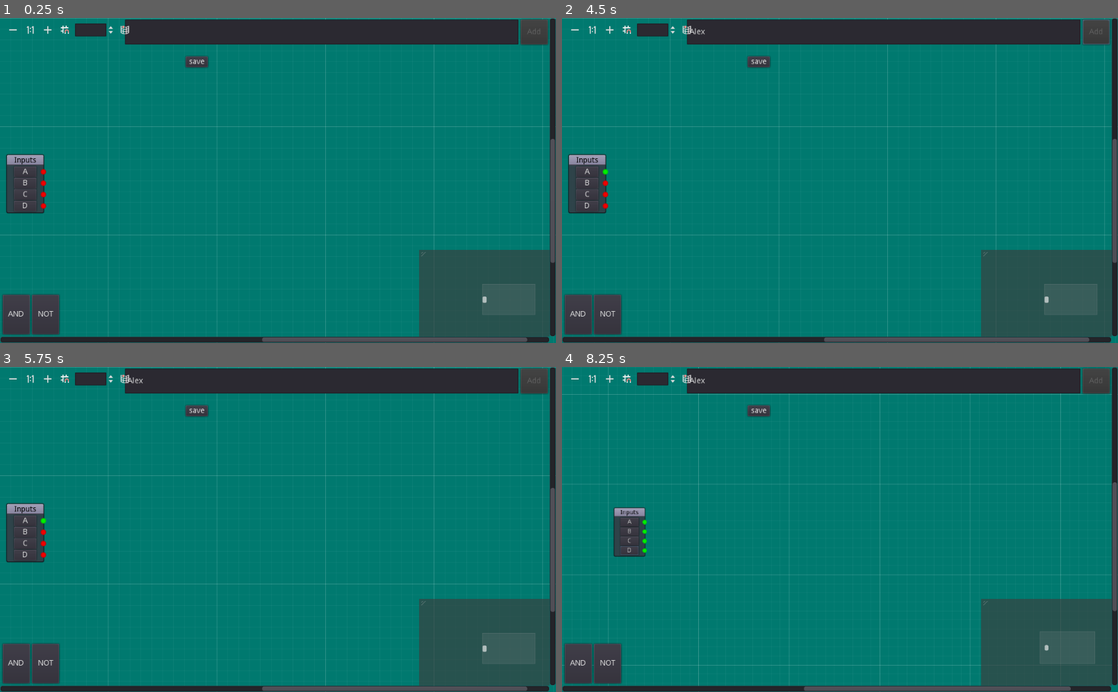
Above: before the commit, frames 1-4 (two rows, left to right).
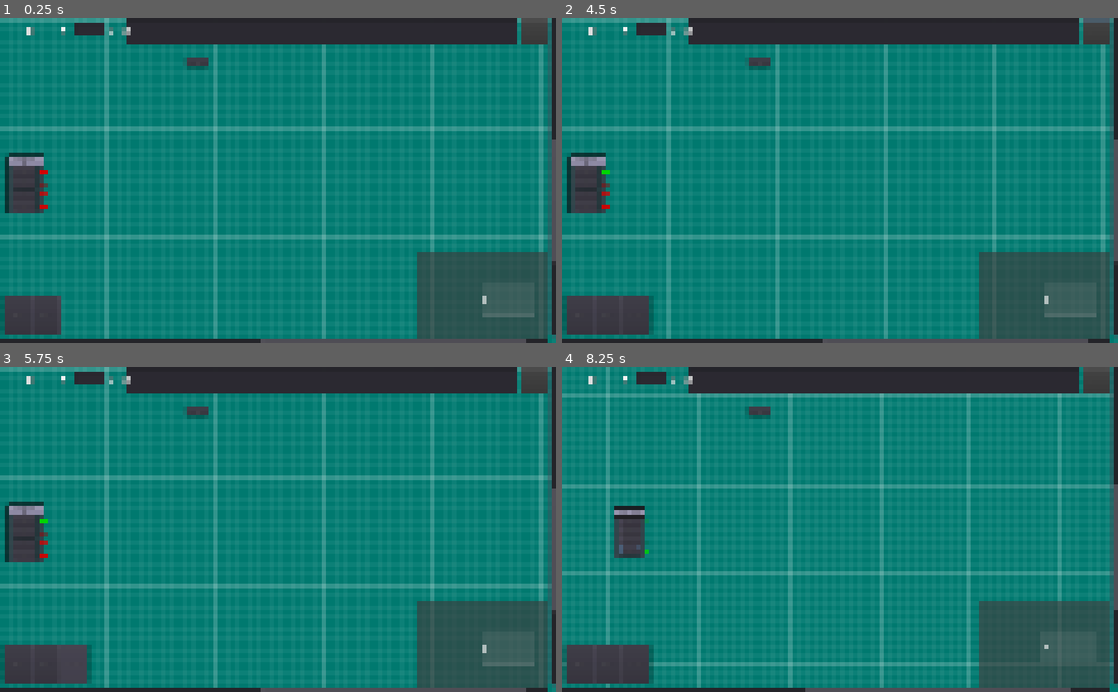
Above: after the commit, the same moments.

Repository: BWalby/LogicGates
Game: Godot game, scene res://Scenes/SandBox.tscn
Two runs of this game, one before a commit and one after it. Both use one fixed random seed, a clock stepped at 60 frames per second and the inputs below.
Inputs (mouse positions are in pixels of both pictures, inside the frame that each line leads up to):
- Up to frame 1 (0.25 s): no input
- Up to frame 2 (4.5 s): click (884, 31) at 0.52 s; type "Alex" at 0.6 s; click "AND" at 1.25 s; click "NOT" at 2 s; click "save" at 2.75 s; click "A" at 3.5 s; click (1095, 31) at 4.25 s, where only the run after the commit has a clickable "Add"
- Up to frame 3 (5.75 s): click (72, 662) at 5 s, where only the run after the commit has a clickable "ALEX"
- Up to frame 4 (8.25 s): click "B" at 5.75 s; click "C" at 6.5 s; click "D" at 7.25 s; click (573, 380) at 8 s

The runs differ from the first frame. In frame 1, 9.0% of the frame differs, in the area x 0-100%, y 0-100%; in frame 2, 9.7%; in frame 3, 9.7%; in frame 4, 11%.
Error before the commit: Parse Error: The identifier "input_count" isn't declared in the current scope. (res://SandBox.gd:45)
Error after the commit: Invalid call. Nonexistent function 'setup' in base 'GraphNode'. (res://SandBox.gd:104)

Commit message:
Refactor to resolve cyclic load errors.

Diff:
--- a/SandBox.gd
+++ b/SandBox.gd
@@ -7,7 +7,6 @@
 onready var add_gate_button = $AddGateHBox/AddGateButton
 onready var gate_name_line_edit = $AddGateHBox/GateNameLineEdit
 onready var toolbox = $"Toolbox"
-onready var component_controller := ComponentController.new()
 
 func _ready():
 	self.right_disconnects = true
@@ -17,10 +16,10 @@
 	load_persisted_data()
 
 func hook_controller() -> void:
-	connect("custom_definition_added", component_controller, "on_custom_definition_added")
-	connect("custom_definition_removed", component_controller, "on_custom_definition_removed")
-	connect("component_added", component_controller, "on_component_added")
-	connect("component_removed", component_controller, "on_component_removed")
+	connect("custom_definition_added", ComponentController, "on_custom_definition_added")
+	connect("custom_definition_removed", ComponentController, "on_custom_definition_removed")
+	connect("component_added", ComponentController, "on_component_added")
+	connect("component_removed", ComponentController, "on_component_removed")
 
 func on_custom_definition_added(type_definition: ComponentTypeDefinition) -> void:
 	pass
@@ -41,8 +40,9 @@
 	$Toolbox.add_gate(input)
 
 func on_gate_clicked(component_type: int, type_uid: int) -> void:
-	component_controller.create
-	var node = create_node(name, input_count, output_count)
+	var type_def: ComponentTypeDefinition = ComponentController.get_type_definition(component_type, type_uid)
+	var component = ComponentFactory.create_component(type_def)
+	var node = create_node(component.id, type_def.input_count, type_def.output_count)
 	move_gate_to_mouse(node)
 
 func move_gate_to_mouse(node: GraphNode) -> void:
@@ -88,7 +88,7 @@
 func load_persisted_data() -> void:
 	# remove each node in node group: n.queue_free(), so when populated via load, we don't double up
 	TreeHelper.remove_persisted_nodes()
-	component_controller.load(SAVE_FILE_PATH)
+	ComponentController.load(SAVE_FILE_PATH)
 
 func create_node_from_component(component: Component) -> void:
 	# TODO: asserts can be removed?
@@ -107,7 +107,7 @@
 	return node
 
 func save_persisted_nodes() -> void:
-	component_controller.save(SAVE_FILE_PATH)
+	ComponentController.save(SAVE_FILE_PATH)
 
 func _on_GraphEdit_tree_exiting():
 	# child nodes seem to already be leaving the tree in this event
--- a/Scripts/Components/Component.gd
+++ b/Scripts/Components/Component.gd
@@ -4,6 +4,7 @@
 # TODO: make this identifier or name, not ID, as the ID is UID
 var id: String
 var uid: int
+# TODO: make use of these as they are now populated on load
 var input_uids := []
 var input_steps := []
 # can be setup via:
@@ -16,8 +17,8 @@
 
 signal position_changed(position)
 
-func _init(component_type_definition: ComponentTypeDefinition, process_delegate: FuncRef, persisted_uid: int = 0, identifier: String = ""):
-	self.uid = persisted_uid if persisted_uid > 0 else Uid.create()
+func _init(component_type_definition: ComponentTypeDefinition, process_delegate: FuncRef, persisted_uid: int, identifier: String = ""):
+	self.uid = persisted_uid
 	self.process_step = process_delegate
 	self.id = identifier
 	self.type_definition = component_type_definition
--- a/Scripts/Components/ComponentController.gd
+++ b/Scripts/Components/ComponentController.gd
@@ -1,8 +1,5 @@
-extends Object
-class_name ComponentController
+extends Node
 
-var predicate_helper := GatePredicateHelper.new()
-var factory := ComponentFactory.new(predicate_helper)
 var type_definitions: Dictionary = {}
 var components: Dictionary = {}
 const and_definition_name = "AND"
@@ -14,12 +11,12 @@
 
 func _init():
 	var and_type_def = ComponentTypeDefinition.new(Enums.ComponentType.GATE, Enums.GatePredicateType.AND,
-		2, 1, 1, and_definition_name)
+		2, 1, and_definition_name, 1)
 	var not_type_def = ComponentTypeDefinition.new(Enums.ComponentType.GATE, Enums.GatePredicateType.NOT,
-		1, 1, 2, not_definition_name)
+		1, 1, not_definition_name, 2)
 	add_definition(and_type_def)
 	add_definition(not_type_def)
-	Uid.set_seed_value = 2
+	Uid.set_seed_value(2)
 
 func add_definition(definition: ComponentTypeDefinition) -> void:
 	type_definitions[definition.uid] = definition
@@ -75,12 +72,12 @@
 	validate_definition_dictionary(dict)
 	var type = dict[ComponentTypeDefinitionDataKeys.component_type_key]
 	var type_uid = dict[ComponentTypeDefinitionDataKeys.uid_key]
-	var custom_type = dict[ComponentTypeDefinitionDataKeys.component_custom_type_key]
+	var name = dict[ComponentTypeDefinitionDataKeys.component_name_key]
 	var predicate_type = dict[ComponentTypeDefinitionDataKeys.component_predicate_type_key]
 	var input_count = dict[ComponentTypeDefinitionDataKeys.component_input_count_key]
 	var output_count = dict[ComponentTypeDefinitionDataKeys.component_output_count_key]
 
-	return ComponentTypeDefinition.new(type, predicate_type, input_count, output_count, type_uid, custom_type)
+	return ComponentTypeDefinition.new(type, predicate_type, input_count, output_count, name, type_uid)
 
 func validate_component_dictionary(dict: Dictionary) -> void:
 	# todo: add keys to validate
@@ -100,7 +97,7 @@
 	validate_component_dictionary(dict)
 	var type_def_uid = LoadStrategy.load_type_def_uid(dict)
 	var type_def = get_type_definition(Enums.ComponentType.GATE, type_def_uid)
-	return LoadStrategy.load(dict, type_def, factory)
+	return LoadStrategy.load(dict, type_def)
 
 func save(file_path: String) -> void:
 	var dictionaries = generate_component_dictionaries()
@@ -115,7 +112,7 @@
 	return dictionaries
 
 func get_type_definition(component_type: int, type_def_uid: int) -> ComponentTypeDefinition:
-	assert(component_type == Enums.ComponentType.GATE && type_def_uid < 1, "UID must be greater than 0")
+	assert(component_type == Enums.ComponentType.GATE && type_def_uid > 0, "UID must be greater than 0")
 
 	match component_type:
 		Enums.ComponentType.GATE:
--- a/Scripts/Components/ComponentFactory.gd
+++ b/Scripts/Components/ComponentFactory.gd
@@ -1,26 +1,13 @@
-extends Object
-class_name ComponentFactory
+extends Node
 
-var predicate_helper: GatePredicateHelper
-# var and_type_def = ComponentTypeDefinition.new(Enums.ComponentType.AND, Enums.GatePredicateType.AND, 2, 1)
-# var not_type_def = ComponentTypeDefinition.new(Enums.ComponentType.NOT, Enums.GatePredicateType.NOT, 1, 1)
-
-func _init(gate_predicate_helper: GatePredicateHelper):
-	self.predicate_helper = gate_predicate_helper
 
 func create_component(component_type_def: ComponentTypeDefinition, uid: int = 0, identifier: String = "") -> Component:
-	var predicate = predicate_helper.resolve(component_type_def.predicate_type)
+	var predicate = GatePredicateHelper.resolve(component_type_def.predicate_type)
 
 	if uid == 0:
 		uid = Uid.create()
 
 	return Component.new(component_type_def, predicate, uid, identifier)
-
-# func create_and_component(identifier: String = "") -> Component:
-# 	return create_component(and_type_def, 0, identifier)
-
-# func create_not_component(identifier: String = "") -> Component:
-# 	return create_component(not_type_def, 0, identifier)
 
 # func create_input_component(value: bool, identifier: String = "") -> Component:
 # 	var uid = Uid.create()
--- a/Scripts/Components/ComponentTypeDefinition.gd
+++ b/Scripts/Components/ComponentTypeDefinition.gd
@@ -8,11 +8,10 @@
 var output_count: int
 var predicate_type: int # relates to Enums.GatePredicateType
 
-func _init(component_type_member: int, gate_predicate_type_member: int, inputs: int, outputs: int, type_uid: int = -1, unique_name: String = ""):
-	validate(component_type_member, type_uid, name, gate_predicate_type_member)
-
+func _init(component_type_member: int, gate_predicate_type_member: int, inputs: int, outputs: int, unique_name: String, type_uid: int):
+	validate(component_type_member, type_uid, unique_name, gate_predicate_type_member)
+	self.uid = type_uid
 	self.type = component_type_member
-	initialise_uid(component_type_member, type_uid)
 	self.name = unique_name
 	self.predicate_type = gate_predicate_type_member
 	self.input_count = inputs
@@ -21,21 +20,14 @@
 static func is_custom_type(component_type: int) -> bool:
 		return component_type == Enums.ComponentType.GATE
 
-static func validate(component_type_member: int, type_uid: int, name: String, gate_predicate_type_member: int) -> void:
-	assert(component_type_member != Enums.ComponentType.UNDEFINED, "ComponentType cannot be undefined")
+static func validate(component_type_member: int, type_uid: int, unique_name: String, gate_predicate_type_member: int) -> void:
 	assert(Enums.is_component_type_valid(component_type_member), "ComponentType %s not supported" % component_type_member)
+	assert(unique_name != "", "ComponentTypeDefinition, must provide a unique type name")
 
 	if component_type_member == Enums.ComponentType.GATE:
-		assert(name != "", "Custom ComponentType, must provide a custom type name")
-		assert(type_uid > -1, "Custom ComponentType, must provide a type UID")
+		assert(type_uid > 0, "ComponentTypeDefinition, must provide a type UID")
 
 	if component_type_member != Enums.ComponentType.INPUT:
 		assert(Enums.is_gate_predicate_type_valid(gate_predicate_type_member) &&
 			gate_predicate_type_member != Enums.GatePredicateType.UNEDEFINED,
 			"Gate predicate type %s not supported" % gate_predicate_type_member)
-
-func initialise_uid(component_type_member: int, type_uid: int) -> void:
-	if type_uid > 0:
-		self.uid = type_uid
-	else:
-		self.uid = Uid.create()
--- a/Scripts/Components/ComponentTypeDefinitionDataKeys.gd
+++ b/Scripts/Components/ComponentTypeDefinitionDataKeys.gd
@@ -3,7 +3,7 @@
 
 const component_type_key := "type"
 const uid_key := "uid"
-const component_custom_type_key := "custom_type"
+const component_name_key := "name"
 const component_predicate_type_key := "predicate_type"
 const component_input_count_key := "input_count"
 const component_output_count_key := "output_count"
--- a/Scripts/Components/InputComponent.gd
+++ b/Scripts/Components/InputComponent.gd
@@ -2,11 +2,12 @@
 extends Component
 
 const gate_predicate_func = "forward_input_value_to_results"
-
+const input_type_def_name = "INPUT"
 var input_value: bool
 
 var process_delegate = funcref(self, gate_predicate_func)
-var component_type_definition = ComponentTypeDefinition.new(Enums.ComponentType.INPUT, Enums.GatePredicateType.UNEDEFINED, 1, 1)
+# TODO: investigate this, something seems wrong, based on counts always being fixed to 1
+var component_type_definition = ComponentTypeDefinition.new(Enums.ComponentType.INPUT, Enums.GatePredicateType.UNEDEFINED, 1, 1, input_type_def_name)
 
 # empty array for array, as there are no input components, just an input value
 func _init(initial_value: bool, uid: int, identifier: String = "").(component_type_definition, process_delegate, uid, identifier):
--- a/Scripts/Gates/GatePredicateHelper.gd
+++ b/Scripts/Gates/GatePredicateHelper.gd
@@ -1,5 +1,4 @@
-extends Object
-class_name GatePredicateHelper
+extends Node
 
 const gate_predicate_func: String = "predicate"
 
--- a/Scripts/Nodes/Toolbox.gd
+++ b/Scripts/Nodes/Toolbox.gd
@@ -21,9 +21,8 @@
 	return gate_button
 
 func _ready():
-	var controller: ComponentController = $Sandbox.component_controller
-	and_type_def_uid = controller.get_and_type_definition_uid()
-	not_type_def_uid = controller.get_not_type_definition_uid()
+	and_type_def_uid = ComponentController.get_and_type_definition_uid()
+	not_type_def_uid = ComponentController.get_not_type_definition_uid()
 
 func _on_AndButton_button_up():
 	emit_gate_clicked(Enums.ComponentType.GATE, and_type_def_uid)
--- a/Scripts/Persistence/CustomGraphNodeLoadStrategy.gd
+++ b/Scripts/Persistence/CustomGraphNodeLoadStrategy.gd
@@ -6,3 +6,14 @@
 
 	#TODO: make this type safe, we don't concretely know what derived type of node this is or if it even has a setup(int, int) method!
 	graph_node.setup(metadata["input_count"], metadata["output_count"])
+
+static func populate_node_from_data(data: Dictionary, node: Node) -> void:
+	if data.has_all([DataKeys.offset_x_key, DataKeys.offset_y_key]):
+		node.offset = Vector2(data[DataKeys.offset_x_key], data[DataKeys.offset_y_key])
+
+	if data.has_all([DataKeys.pos_x_key, DataKeys.pos_y_key]):
+		node.position = Vector2(data[DataKeys.pos_x_key], data[DataKeys.pos_y_key])
+
+	for key in data.keys():
+		if DataKeys.auto_generate_data_keys.has(key):
+			node.set(key, data[key])
--- a/Scripts/Persistence/LoadStrategy.gd
+++ b/Scripts/Persistence/LoadStrategy.gd
@@ -4,7 +4,7 @@
 static func load_type_def_uid(data: Dictionary) -> int:
 	return data[DataKeys.type_definition_uid_key]
 
-static func load(data: Dictionary, type_def: ComponentTypeDefinition, factory: ComponentFactory) -> Component:
+static func load(data: Dictionary, type_def: ComponentTypeDefinition) -> Component:
 	var uid = data[DataKeys.uid_key]
 	var identifier = data[DataKeys.id_key]
 
@@ -13,20 +13,7 @@
 	if type_def == null:
 		return null
 
-	var component = factory.create_component(type_def, uid, identifier)
-
-	# TODO: use these somewhere
-	# var input_uids = data[DataKeys.input_uids_key]
+	var component = ComponentFactory.create_component(type_def, uid, identifier)
+	component.input_uids = data[DataKeys.input_uids_key]
 
 	return component
-
-static func populate_node_from_data(data: Dictionary, node: Node) -> void:
-	if data.has_all([DataKeys.offset_x_key, DataKeys.offset_y_key]):
-		node.offset = Vector2(data[DataKeys.offset_x_key], data[DataKeys.offset_y_key])
-
-	if data.has_all([DataKeys.pos_x_key, DataKeys.pos_y_key]):
-		node.position = Vector2(data[DataKeys.pos_x_key], data[DataKeys.pos_y_key])
-
-	for key in data.keys():
-		if DataKeys.auto_generate_data_keys.has(key):
-			node.set(key, data[key])
--- /dev/null
+++ b/Tests/TestSetupHelper.gd
@@ -0,0 +1,8 @@
+class_name TestSetupHelper
+extends Object
+
+static func create_and_component_type_defintion() -> ComponentTypeDefinition:
+	return ComponentTypeDefinition.new(Enums.ComponentType.GATE, Enums.GatePredicateType.AND, 2, 1, "AND", 1)
+
+static func create_not_component_type_defintion() -> ComponentTypeDefinition:
+	return ComponentTypeDefinition.new(Enums.ComponentType.GATE, Enums.GatePredicateType.NOT, 1, 1, "NOT", 2)
--- a/Tests/test_Component.gd
+++ b/Tests/test_Component.gd
@@ -1,6 +1,7 @@
 extends "res://addons/gut/test.gd"
 
 var factory := ComponentFactory.new(GatePredicateHelper.new())
+var and_type_definition = TestSetupHelper.create_and_component_type_defintion()
 
 var and_gate_config_inline_data = [
 	[false, false, false],
@@ -17,7 +18,7 @@
 
 	var input_steps = [mock_a, mock_b]
 
-	var and_component = factory.create_and_component("And")
+	var and_component = factory.create_component(and_type_definition, Uid.create())
 	and_component.input_steps = input_steps
 
 	var result = and_component.process()
--- a/Tests/test_ComposedComponents.gd
+++ b/Tests/test_ComposedComponents.gd
@@ -4,6 +4,8 @@
 const gate_predicate_func: String = "predicate"
 
 var factory = ComponentFactory.new(GatePredicateHelper.new())
+var and_type_definition = TestSetupHelper.create_and_component_type_defintion()
+var not_type_definition = TestSetupHelper.create_not_component_type_defintion()
 
 var nonlinear_hierarchy_data = [
 	[false, false, false],
@@ -19,7 +21,7 @@
 	var input_a = factory.create_input_component(params[0], "A")
 	var input_b = factory.create_input_component(params[1], "B")
 	var inputs_a_b = [input_a, input_b]
-	var and_step = factory.create_and_component("And")
+	var and_step = factory.create_component(and_type_definition, Uid.create())
 	and_step.input_steps = inputs_a_b
 	var combinator = factory.create_pass_through_component(2, 100, "Combinator")
 	combinator.input_steps = inputs_a_b
@@ -49,9 +51,9 @@
 	var input_b = factory.create_input_component(params[1], "B")
 	var inputs_a_b = [input_a, input_b]
 
-	var and_step = factory.create_and_component("And")
+	var and_step = factory.create_component(and_type_definition, Uid.create(), "And")
 	and_step.input_steps = inputs_a_b
-	var not_step = factory.create_not_component("Not")
+	var not_step = factory.create_component(not_type_definition, Uid.create(),"Not")
 	not_step.input_steps = [and_step]
 
 	input_a.process()
--- a/Tests/test_GraphBuilder.gd
+++ b/Tests/test_GraphBuilder.gd
@@ -1,6 +1,8 @@
 extends "res://addons/gut/test.gd"
 
 var factory := ComponentFactory.new(GatePredicateHelper.new())
+var and_type_definition = TestSetupHelper.create_and_component_type_defintion()
+var not_type_definition = TestSetupHelper.create_not_component_type_defintion()
 
 func assert_array_size(result: Array, expected_size: int) -> void:
 	assert_typeof(result, TYPE_ARRAY)
@@ -34,8 +36,8 @@
   var input_a = factory.create_input_component(true, "InputA")
   var input_b = factory.create_input_component(true, "InputB")
   var input_components = [input_a, input_b]
-  var and_1 = factory.create_and_component("And1")
-  var and_2 = factory.create_and_component("And2")
+  var and_1 = factory.create_component(and_type_definition, Uid.create(), "And1")
+  var and_2 = factory.create_component(and_type_definition, Uid.create(),"And2")
   and_1.input_steps = input_components
   and_2.input_steps = input_components
 
@@ -61,11 +63,11 @@
   var input_a = factory.create_input_component(true, "InputA")
   var input_b = factory.create_input_component(true, "InputB")
   var inputs_a_b = [input_a, input_b]
-  var and_component = factory.create_and_component("And")
+  var and_component = factory.create_component(and_type_definition, Uid.create(), "And")
   and_component.input_steps = inputs_a_b
 
   var input_c = factory.create_input_component(true, "InputC")
-  var not_component = factory.create_not_component("Not")
+  var not_component = factory.create_component(not_type_definition, Uid.create(), "Not")
   not_component.input_steps = [input_c]
 
   var final_combinator = factory.create_pass_through_component(2, 100, "FinalCombinator")
@@ -89,13 +91,13 @@
 # C--/
 func test_ordered_graph_bottom_weighted_branch():
   var input_a = factory.create_input_component(true, "InputA")
-  var not_component = factory.create_not_component("Not")
+  var not_component = factory.create_component(not_type_definition, Uid.create(), "Not")
   not_component.input_steps = [input_a]
 
   var input_b = factory.create_input_component(true, "InputB")
   var input_c = factory.create_input_component(true, "InputC")
   var inputs_b_c = [input_b, input_c]
-  var and_component = factory.create_and_component("And")
+  var and_component = factory.create_component(and_type_definition, Uid.create(), "And")
   and_component.input_steps = inputs_b_c
 
   var final_combinator = factory.create_pass_through_component(2, 100, "FinalCombinator")
@@ -117,9 +119,9 @@
 func test_ordered_graph_2_ands_a_passed_to_second_then_combinator():
   var input_a = factory.create_input_component(true, "InputA")
   var input_b = factory.create_input_component(true, "InputB")
-  var first_and = factory.create_and_component("And1")
+  var first_and = factory.create_component(and_type_definition, Uid.create(), "And1")
   first_and.input_steps = [input_a, input_b]
-  var second_and = factory.create_and_component("And2")
+  var second_and = factory.create_component(and_type_definition, Uid.create(), "And2")
   second_and.input_steps = [first_and, input_b]
   var final_combinator = factory.create_pass_through_component(2, 100, "FinalCombinator")
   final_combinator.input_steps = [second_and, input_b]
@@ -142,9 +144,9 @@
 func test_ordered_graph_2_ands_a_passed_to_second_b_passed_combinator():
   var input_a = factory.create_input_component(true, "InputA")
   var input_b = factory.create_input_component(true, "InputB")
-  var first_and = factory.create_and_component("And1")
+  var first_and = factory.create_component(and_type_definition, Uid.create(), "And1")
   first_and.input_steps = [input_a, input_b]
-  var second_and = factory.create_and_component("And2")
+  var second_and = factory.create_component(and_type_definition, Uid.create(), "And2")
   second_and.input_steps = [input_a, first_and]
   var final_combinator = factory.create_pass_through_component(2, 100, "FinalCombinator")
   final_combinator.input_steps = [second_and, input_b]
@@ -174,7 +176,7 @@
   buffer_b.input_steps = [input_b]
   var buffer_c = factory.create_pass_through_component(1, 100, "BufferC")
   buffer_c.input_steps = [input_c]
-  var and_component = factory.create_and_component("And")
+  var and_component = factory.create_component(and_type_definition, Uid.create(), "And")
   and_component.input_steps = [buffer_a, buffer_b]
   var final_combinator = factory.create_pass_through_component(2, 100, "FinalCombinator")
   final_combinator.input_steps = [and_component, buffer_c]
--- a/project.godot
+++ b/project.godot
@@ -28,16 +28,6 @@
 "class": "Component",
 "language": "GDScript",
 "path": "res://Scripts/Components/Component.gd"
-}, {
-"base": "Object",
-"class": "ComponentController",
-"language": "GDScript",
-"path": "res://Scripts/Components/ComponentController.gd"
-}, {
-"base": "Object",
-"class": "ComponentFactory",
-"language": "GDScript",
-"path": "res://Scripts/Components/ComponentFactory.gd"
 }, {
 "base": "Object",
 "class": "ComponentSorter",
@@ -90,11 +80,6 @@
 "path": "res://Scripts/Gates/Gate.gd"
 }, {
 "base": "Object",
-"class": "GatePredicateHelper",
-"language": "GDScript",
-"path": "res://Scripts/Gates/GatePredicateHelper.gd"
-}, {
-"base": "Object",
 "class": "GraphBuilder",
 "language": "GDScript",
 "path": "res://Scripts/Runner/GraphBuilder.gd"
@@ -143,14 +128,17 @@
 "class": "SaveStrategy",
 "language": "GDScript",
 "path": "res://Scripts/Persistence/SaveStrategy.gd"
+}, {
+"base": "Object",
+"class": "TestSetupHelper",
+"language": "GDScript",
+"path": "res://Tests/TestSetupHelper.gd"
 } ]
 _global_script_class_icons={
 "AndGate": "",
 "CharMapper": "",
 "CombinatorComponent": "",
 "Component": "",
-"ComponentController": "",
-"ComponentFactory": "",
 "ComponentSorter": "",
 "ComponentTypeDefinition": "",
 "ComponentTypeDefinitionDataKeys": "",
@@ -161,7 +149,6 @@
 "DataKeys": "",
 "Enums": "",
 "Gate": "",
-"GatePredicateHelper": "",
 "GraphBuilder": "",
 "InputComponent": "",
 "LoadStrategy": "",
@@ -171,7 +158,8 @@
 "PassThroughGate": "",
 "Persistence": "",
 "Runner": "",
-"SaveStrategy": ""
+"SaveStrategy": "",
+"TestSetupHelper": ""
 }
 
 [application]
@@ -184,6 +172,9 @@
 
 Uid="*res://Scripts/PrimitiveTypeUtilities/Uid.gd"
 TreeHelper="*res://Scripts/TreeUtilities/TreeHelper.gd"
+GatePredicateHelper="*res://Scripts/Gates/GatePredicateHelper.gd"
+ComponentFactory="*res://Scripts/Components/ComponentFactory.gd"
+ComponentController="*res://Scripts/Components/ComponentController.gd"
 
 [editor_plugins]
 
